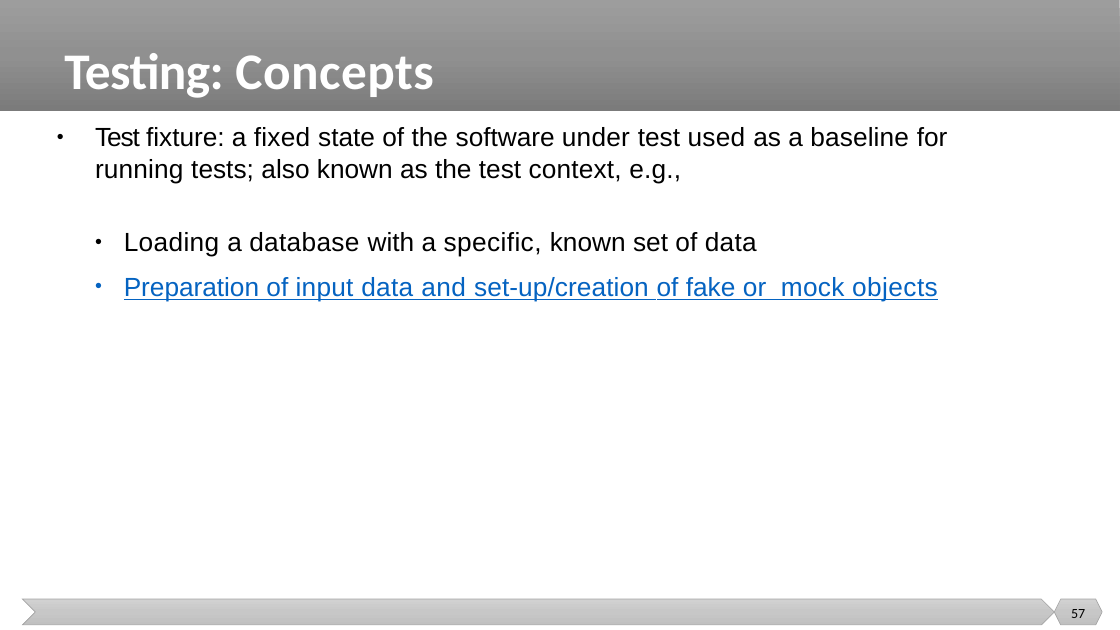
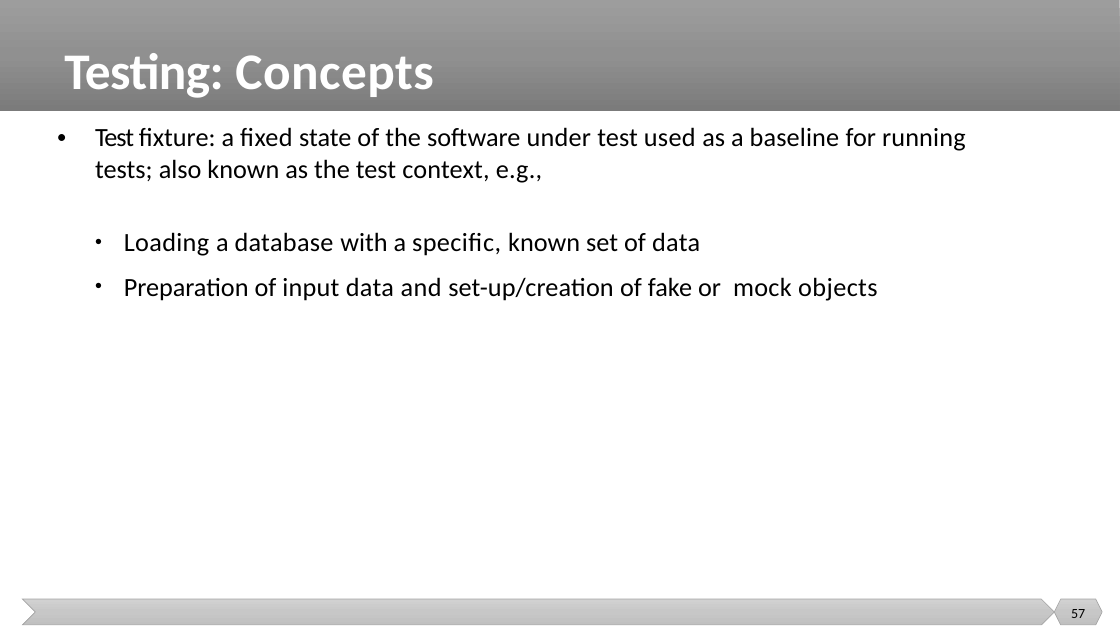
Before and after one commit to malenezi/malenezi, a slide deck: slide 57 of SE401/Lectures/1-Introduction/Introduction.pptx. Drawn at 1120x630 pixels with LibreOffice and Linux fonts; fonts in the diff are those of the drawing. Boxes give left, top, right and bottom in pixels: in the first picture for what was removed or moved away, otherwise in the second. Text is boxed around its words. In the diff, an @@ line names an element or a change of style, - is before the commit and + after.

```diff
--- a/SE401/Lectures/1-Introduction/Introduction.pptx
+++ b/SE401/Lectures/1-Introduction/Introduction.pptx
@@ text "Test fixture: a fixed state ..." at (x1=95, y1=127, x2=966, y2=183): font Arial to Calibri @@
@@ text "•" at (x1=56, y1=124, x2=71, y2=148): font Arial to Calibri @@
@@ text "Loading a database with a ..." at (x1=124, y1=232, x2=878, y2=301): font Arial to Calibri; text colour #0563C1 to #000000, underline off in "Preparation of input data and set-up/creation of ..." @@
```
Also in this commit, not shown: 9 other slides changed.
